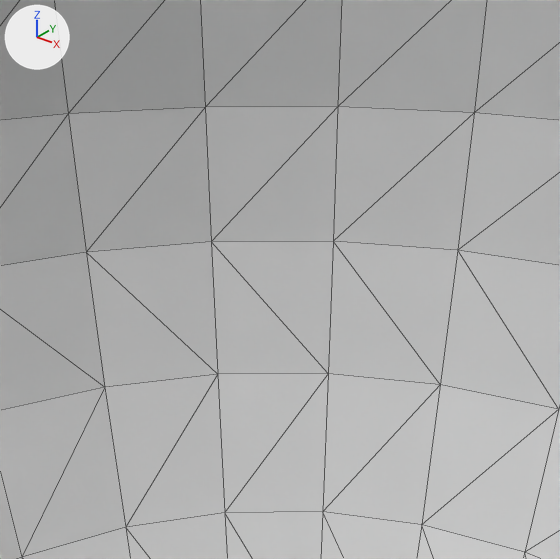
Before and after pictures for a commit that changed the OBJ model DirectXGame/Resources/sphere/sphere.obj.
Camera for both pictures: a camera (50 mm lens) standing at (9.1, -11.3, 7.0) and looking at (0.0, 0.0, 0.0). The lights are fixed; the arrows at upper left show +X, +Y and +Z. The first picture is the older version. Mesh edges are drawn as thin lines. Everything nearer to the camera than a plane just in front of the edit is cut away. Where no turn or scale is listed for an object, it has been applied to the vertices.

In view in the first picture: '球'.
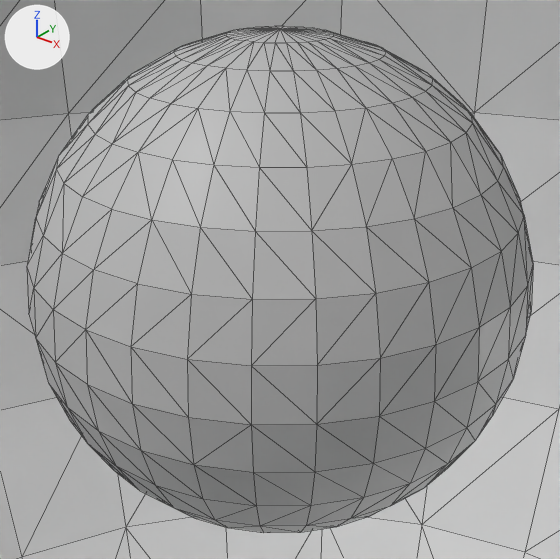
The newer file is also rescaled (x100.0) as a whole; pictures and numbers use the older file's frame.

The change, as a list of edits to the scene's bpy script:
```text
Add mat_マテリアル_001:
    mat_マテリアル_001 = principled_material('マテリアル.001')
    mat_マテリアル_001.base_color = (0.8, 0.8, 0.8)  # white #e7e7e7
Add me_球_001:
    me_球_001.from_pydata(...)  # a UV sphere (32 segments, 16 rings, poles along z) spanning x -5.0..5.0, y -5.0..5.0, z -5.0..5.0
    me_球_001.materials.append(mat_マテリアル_001)  # its picture is missing
Add ob_球_001:
    ob_球_001 = bpy.data.objects.new('球.001', me_球_001)
    ob_球_001.location = (0.0, 0.0, 0.0)
```

Location of each change, [x1, y1, x2, y2] in pixels of the pictures (560 x 559 px):
'球.001', added: after [27, 26, 533, 533]
'球', unchanged, covered by the edit: [0, 0, 560, 559] in both
